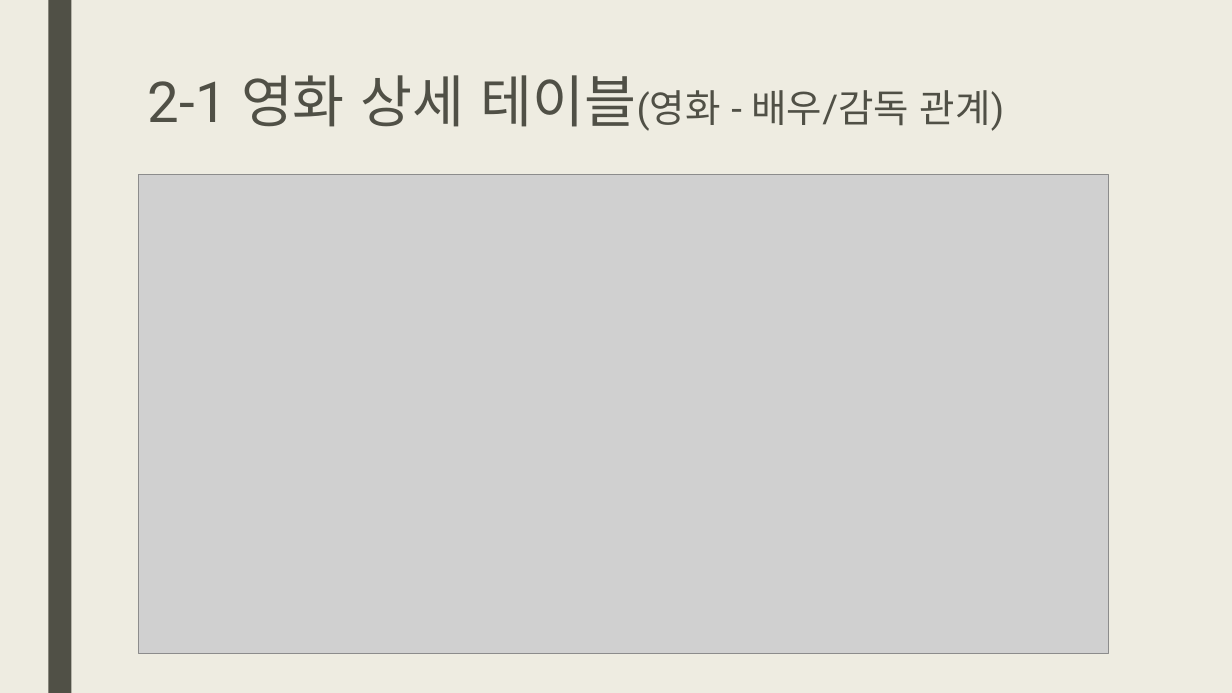
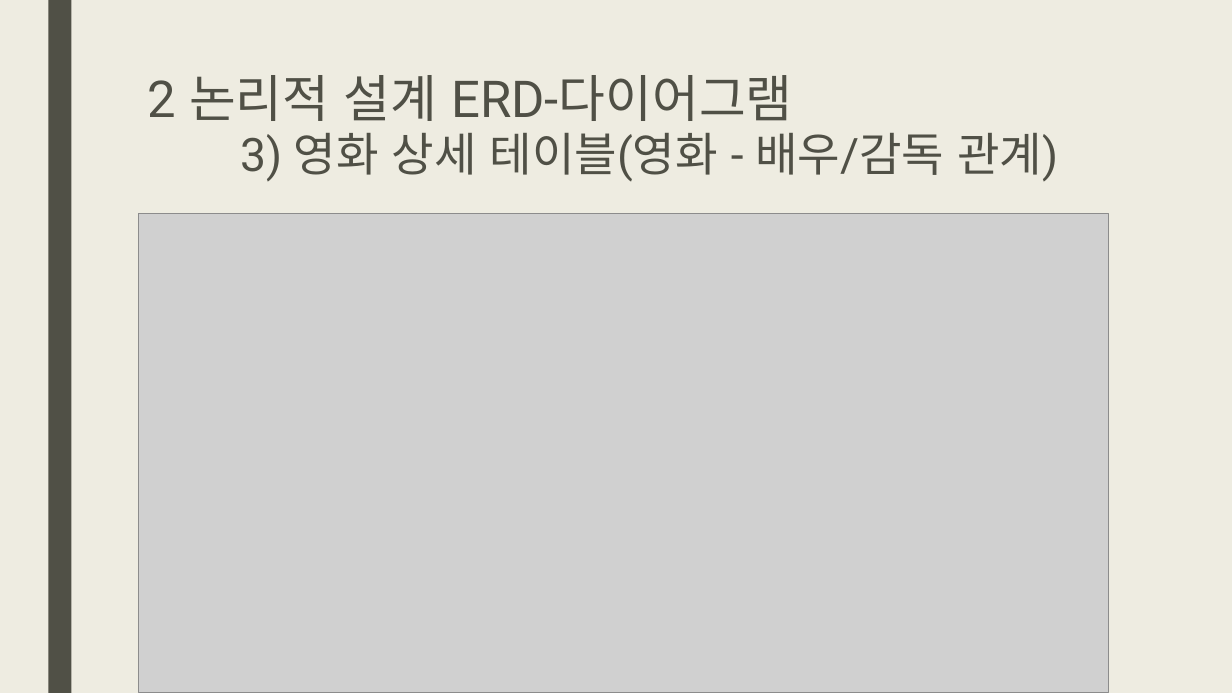
Before and after one commit to cyphen156/Workspace, a slide deck: slide 7 of Access/기말발표_오융택.pptx (slide 6 before the commit). Drawn at 1232x693 pixels with LibreOffice and Linux fonts; fonts in the diff are those of the drawing; grey boxes stand for pictures. Boxes give left, top, right and bottom in pixels: in the first picture for what was removed or moved away, otherwise in the second. Text is boxed around its words. In the diff, an @@ line names an element or a change of style, - is before the commit and + after.

```diff
--- a/Access/기말발표_오융택.pptx
+++ b/Access/기말발표_오융택.pptx
@@ title at (148,75,1058,182): text changed; size 30 to 36 pt @@
-2-1 영화 상세 테이블(영화 - 배우/감독 관계)
+2 논리적 설계 ERD-다이어그램
+3) 영화 상세 테이블(영화 - 배우/감독 관계)
@@ picture: place and size @@
-picture at (139,175,1109,654)
+picture at (139,213,1109,693)
```
Also in this commit, not shown: 4 other slides changed, 6 slides added, 1 slide removed, 29 other files.
